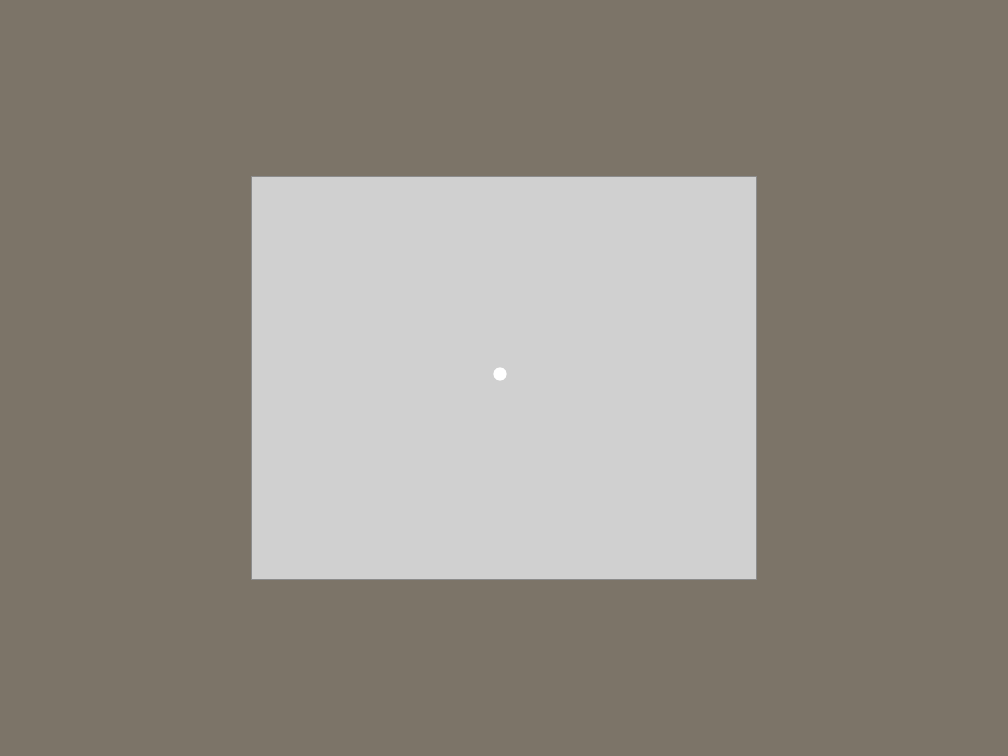
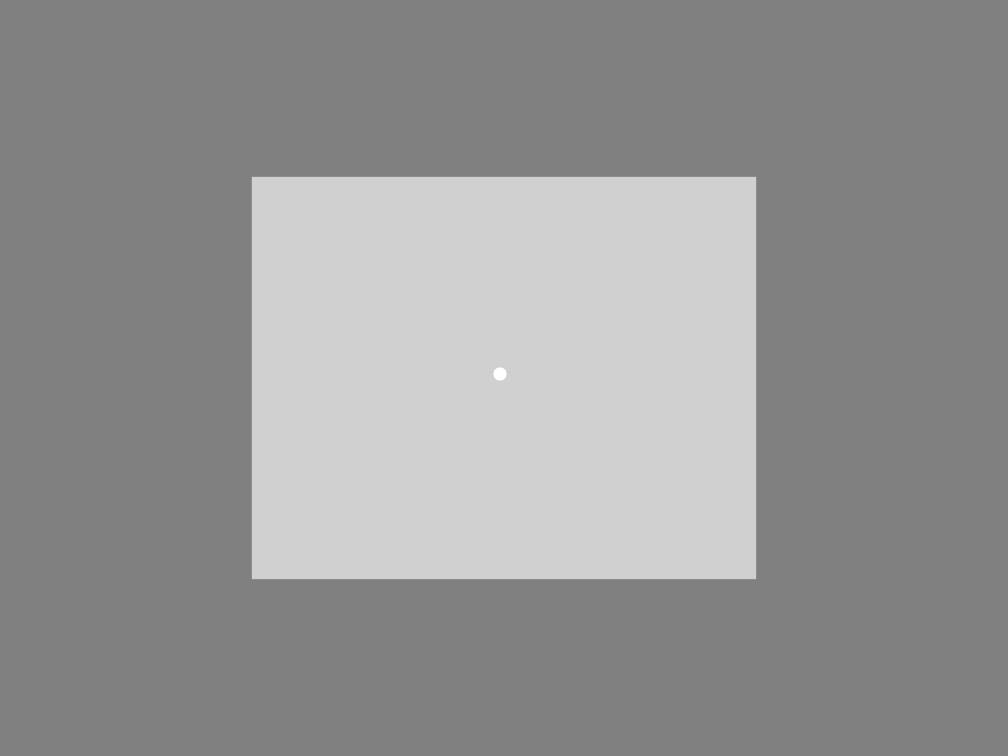
Before and after one commit to Yuxuan-Dai-psycho/NaturalVisionProject, a slide deck: slide 4 of action/instruction/instruction.pptx (slide 5 before the commit). Drawn at 1008x756 pixels with LibreOffice and Linux fonts; fonts in the diff are those of the drawing; grey boxes stand for pictures. Boxes give left, top, right and bottom in pixels: in the first picture for what was removed or moved away, otherwise in the second. Text is boxed around its words. In the diff, an @@ line names an element or a change of style, - is before the commit and + after.

```diff
--- a/action/instruction/instruction.pptx
+++ b/action/instruction/instruction.pptx
@@ background #7C7468 to #808080 @@
```
Also in this commit, not shown: 7 other slides changed, 7 slides removed, 8 other files.
